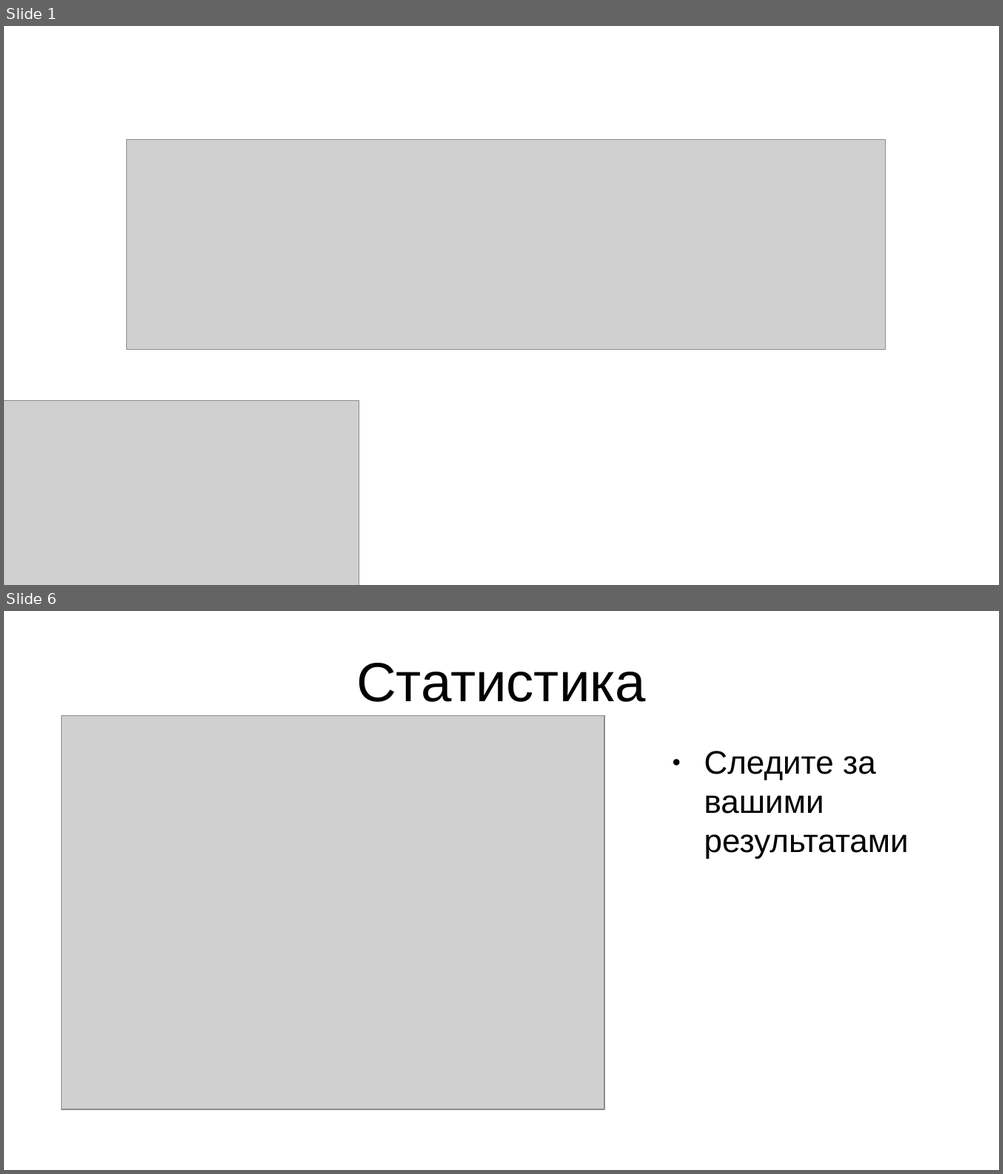
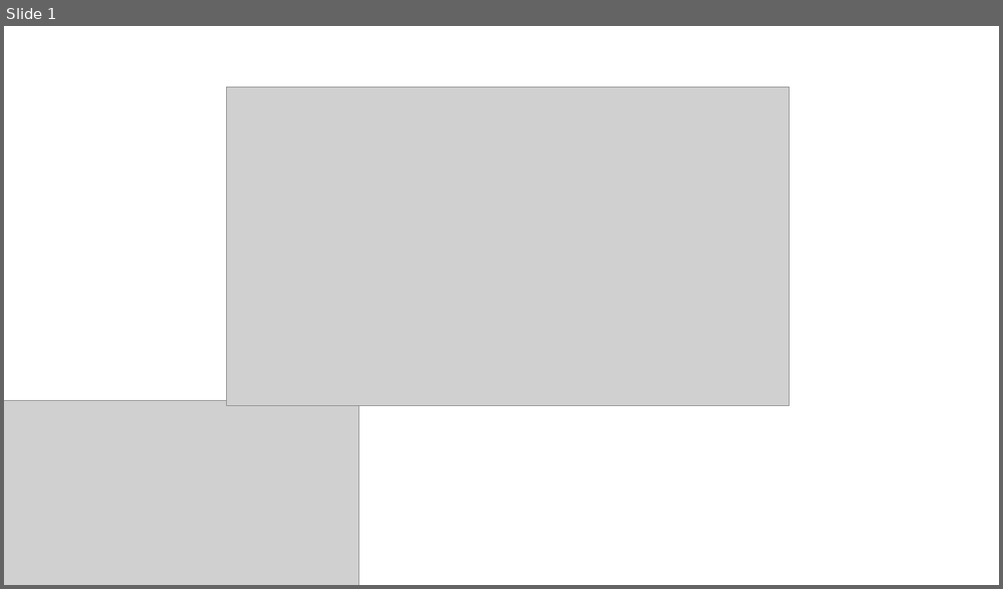
Before and after one commit to DEATHSTROUKE/Tower-Defence, a slide deck: TowerDefence.pptx. Shown one above the other, each under a label of ours: slides 1 and 6 before the commit, slide 1 after it; the slides between them are not shown. The pictures are 1003x1174 and 1003x589 pixels, drawn with LibreOffice and Linux fonts; fonts in the diff are those of the drawing; grey boxes stand for pictures. Boxes give left, top, right and bottom in pixels: in the first picture for what was removed or moved away, otherwise in the second. Text is boxed around its words. In the diff, an @@ line names an element or a change of style, - is before the commit and + after.

```diff
--- a/TowerDefence.pptx
+++ b/TowerDefence.pptx
@@ slide 6 removed at [4,611,999,1170], background #FFFFFF @@
@@ text removed at [356,663,646,702] @@
-Статистика
@@ picture removed at [61,715,604,1110] @@
@@ text removed at [704,751,908,859] @@
-● Следите за вашими результатами
@@ slide 1 changed as well @@
@@ picture: place and size @@
-picture at [127,140,885,350]
+picture at [226,87,789,407]
```
Also in this commit, not shown: 4 slides added, 5 other slides removed, 1 other file.
